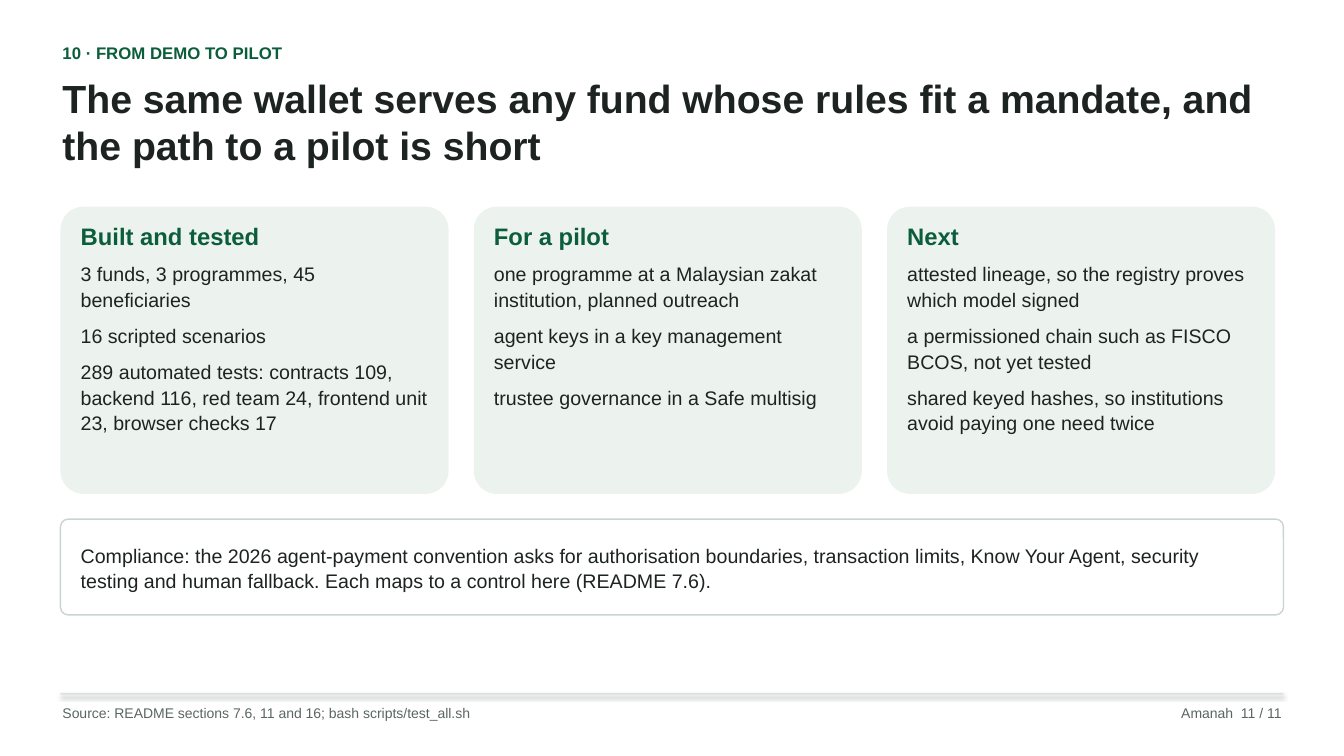
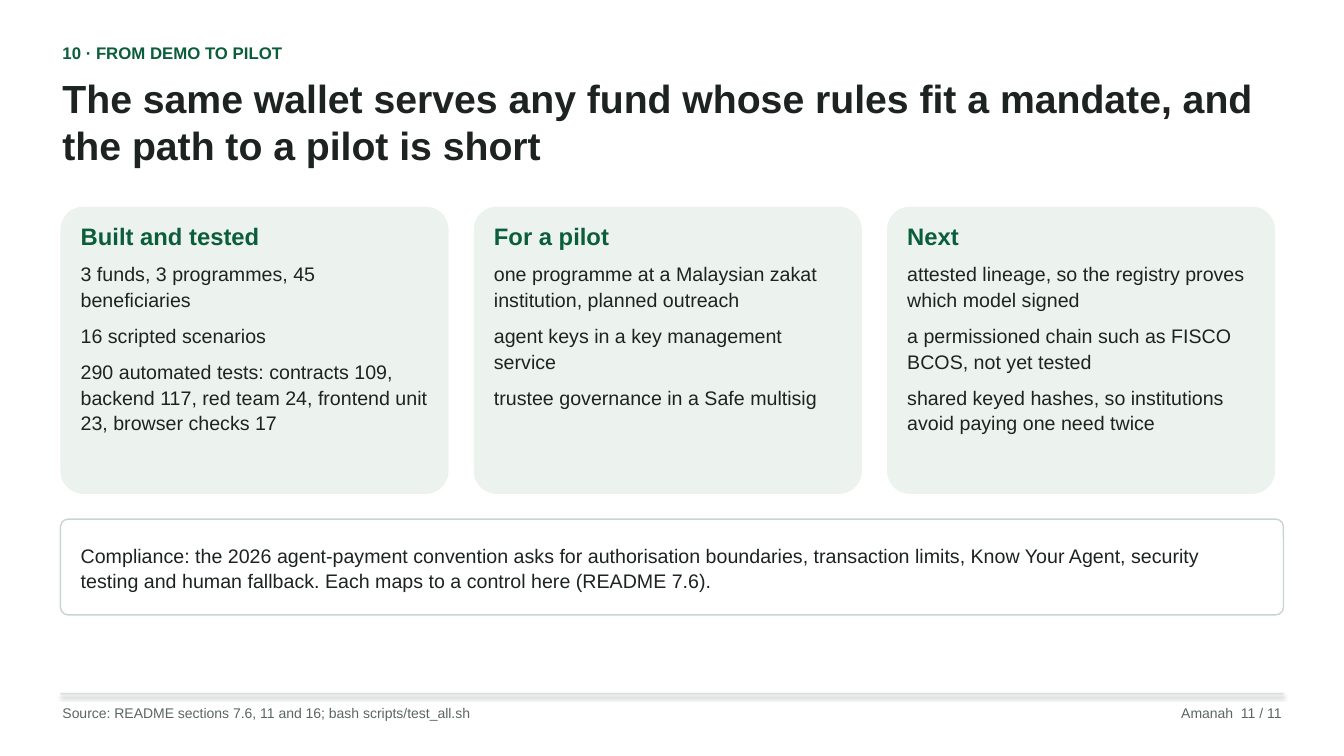
Before and after one commit to hafizmnazman/amanah-wallet, a slide deck: slide 11 of docs/deck/amanah-deck.pptx. Drawn at 1344x756 pixels with LibreOffice and Linux fonts; fonts in the diff are those of the drawing. Boxes give left, top, right and bottom in pixels: in the first picture for what was removed or moved away, otherwise in the second. Text is boxed around its words. In the diff, an @@ line names an element or a change of style, - is before the commit and + after.

```diff
--- a/docs/deck/amanah-deck.pptx
+++ b/docs/deck/amanah-deck.pptx
@@ text at (81, 364, 427, 433): text changed @@
-289 automated tests: contracts 109, backend 116, red team 24, frontend unit 23, browser checks 17
+290 automated tests: contracts 109, backend 117, red team 24, frontend unit 23, browser checks 17
```
Also in this commit, not shown: 6 other files.
